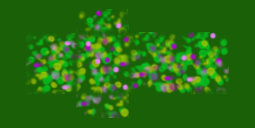
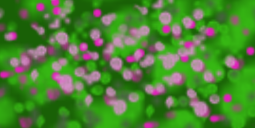
The second (255, 128) image is a revision of the first. Changes to its layers:
painted on "Layer" over left=0, top=0, right=255, bottom=128
removed layer "Pasted Layer" over left=26, top=9, right=229, bottom=118
removed layer "Background" over left=0, top=0, right=255, bottom=128
